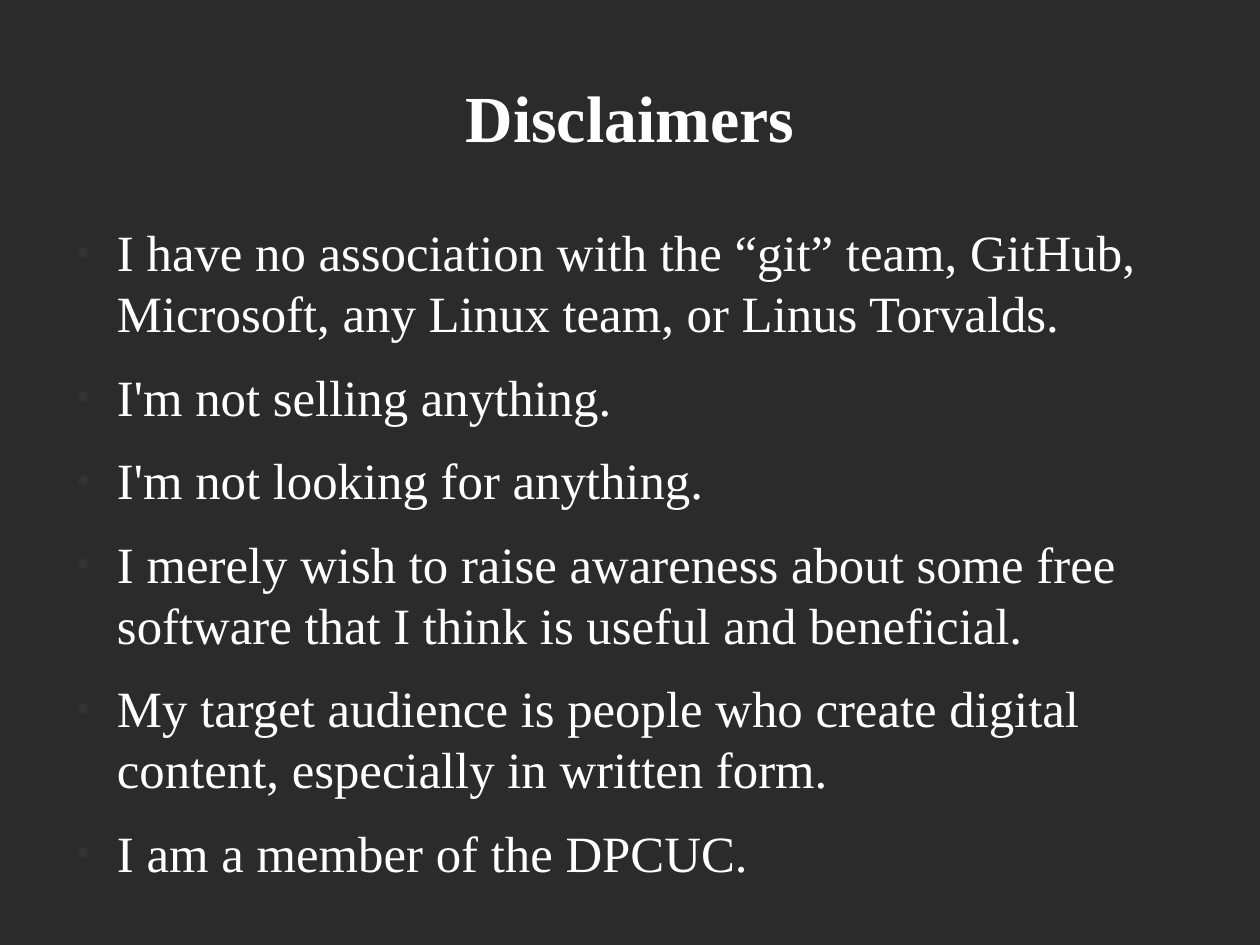
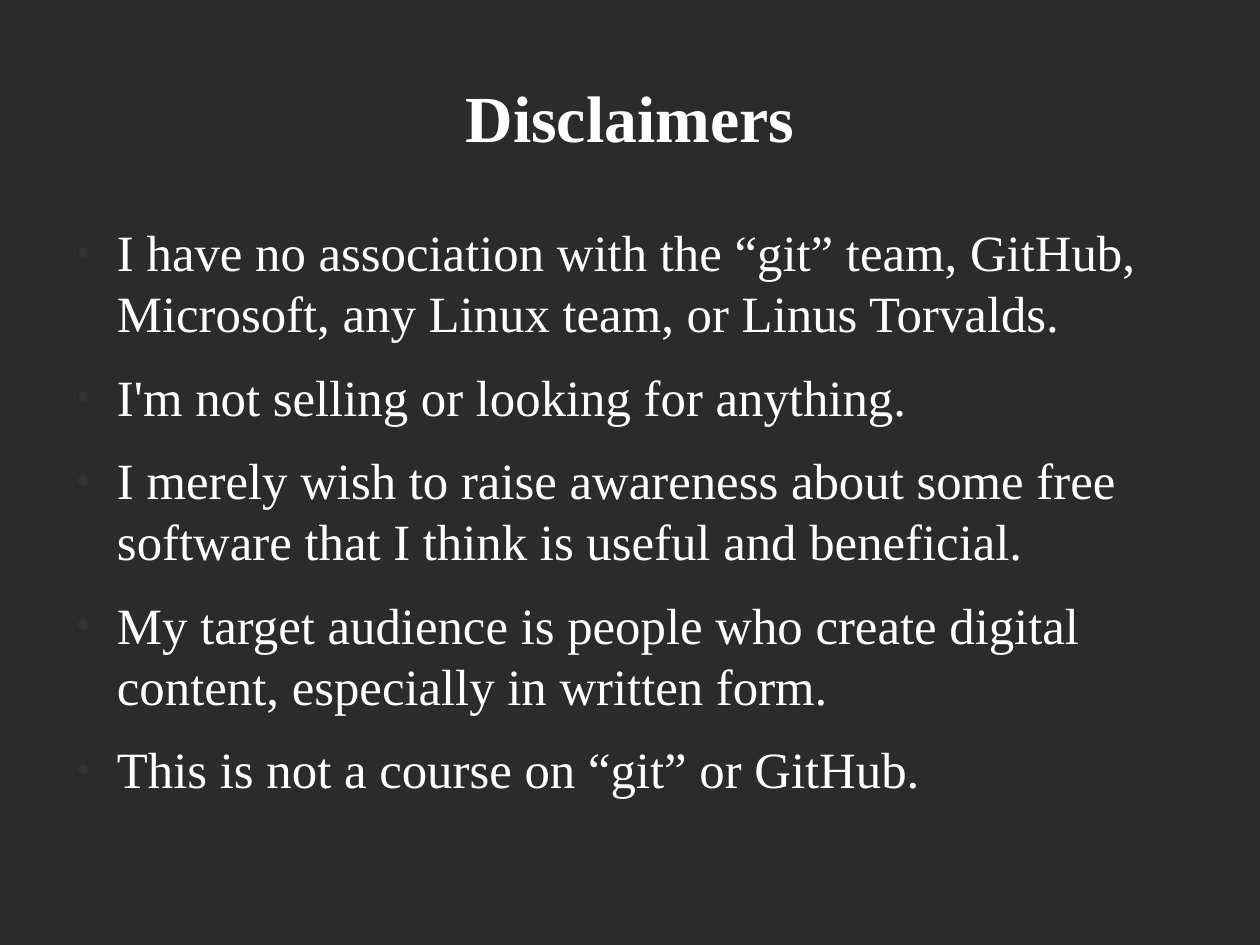
Before and after one commit to PeterCamilleri/ideas, a slide deck: slide 2 of Talks/DPCUC_Talk_20_03_12.odp. Drawn at 1260x945 pixels with LibreOffice and Linux fonts; fonts in the diff are those of the drawing; background and template pictures are left out; a plain dark background stands for a picture behind light text. Boxes give left, top, right and bottom in pixels: in the first picture for what was removed or moved away, otherwise in the second. Text is boxed around its words. In the diff, an @@ line names an element or a change of style, - is before the commit and + after.

```diff
--- a/Talks/DPCUC_Talk_20_03_12.odp
+++ b/Talks/DPCUC_Talk_20_03_12.odp
@@ text at [117, 380, 906, 426]: text changed @@
-● I'm not selling anything.
-● I'm not looking for anything.
+● I'm not selling or looking for anything.
@@ text at [117, 752, 919, 799]: text changed @@
-● I am a member of the DPCUC.
+● This is not a course on “git” or GitHub.
```
Also in this commit, not shown: 4 slides added, 1 other file.
